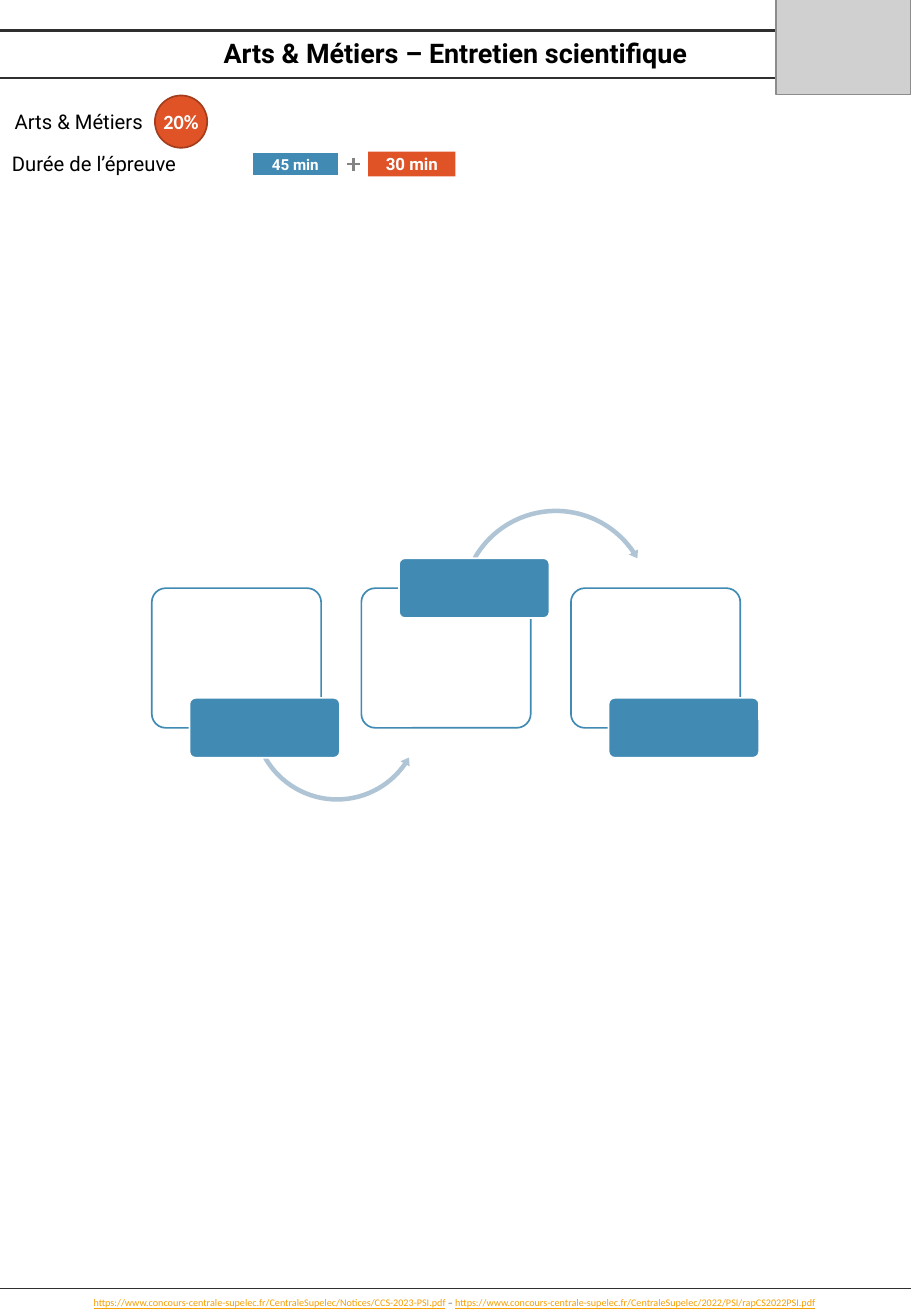
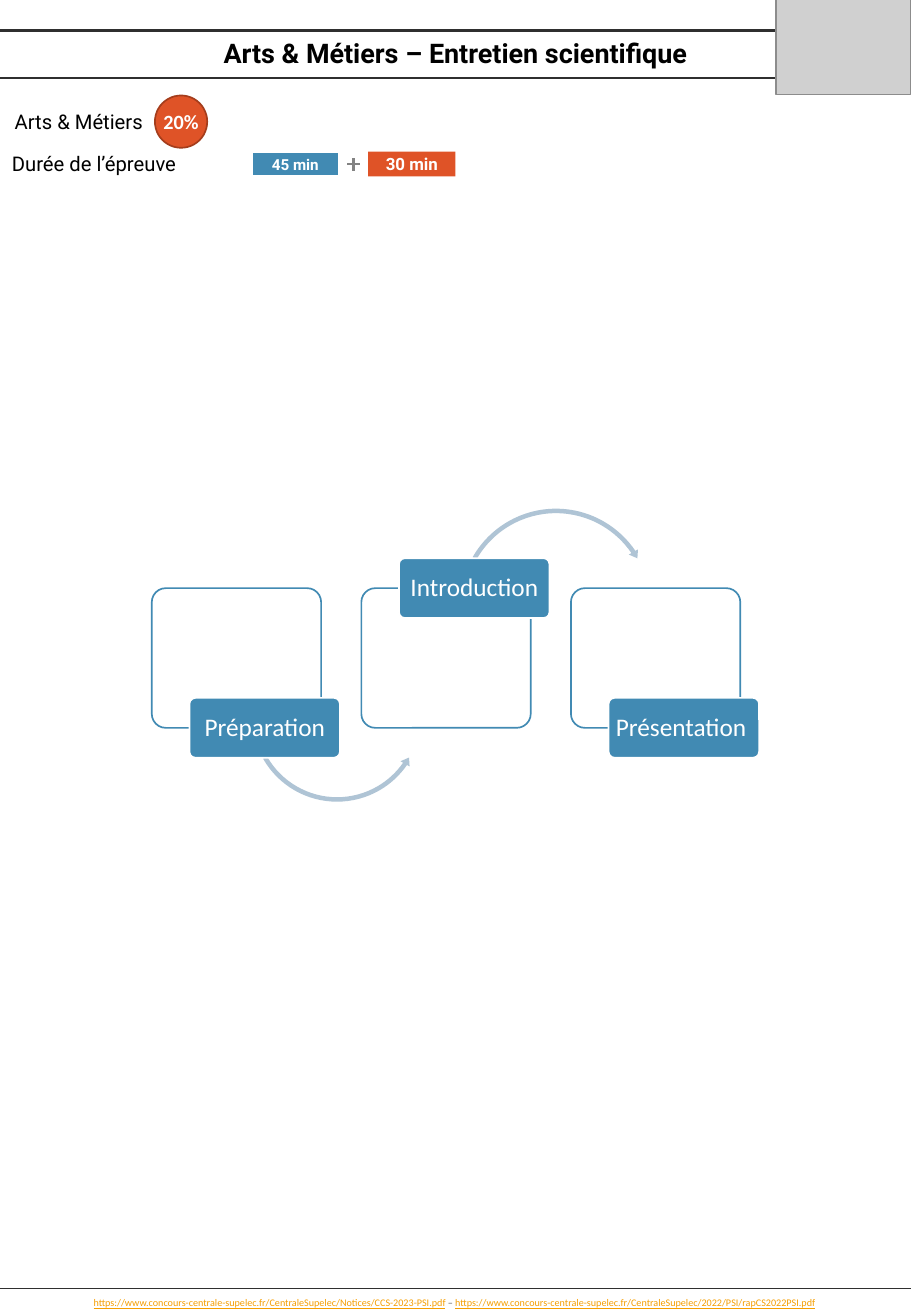
Before and after one commit to xpessoles/PSI_Preparation_Oral, a slide deck: slide 4 of Presentations_Epreuves.pptx. Drawn at 911x1316 pixels with LibreOffice and Linux fonts; fonts in the diff are those of the drawing; grey boxes stand for pictures. Boxes give left, top, right and bottom in pixels: in the first picture for what was removed or moved away, otherwise in the second. Text is boxed around its words. In the diff, an @@ line names an element or a change of style, - is before the commit and + after.

```diff
--- a/Presentations_Epreuves.pptx
+++ b/Presentations_Epreuves.pptx
@@ text added at <box>410,578,538,596</box>, 15 pt, text #FFFFFF @@
+Introduction
@@ text added at <box>205,718,325,740</box>, 15 pt, text #FFFFFF @@
+Préparation
@@ text added at <box>616,718,746,736</box>, 15 pt, text #FFFFFF @@
+Présentation
```
Also in this commit, not shown: 2 other slides changed.
